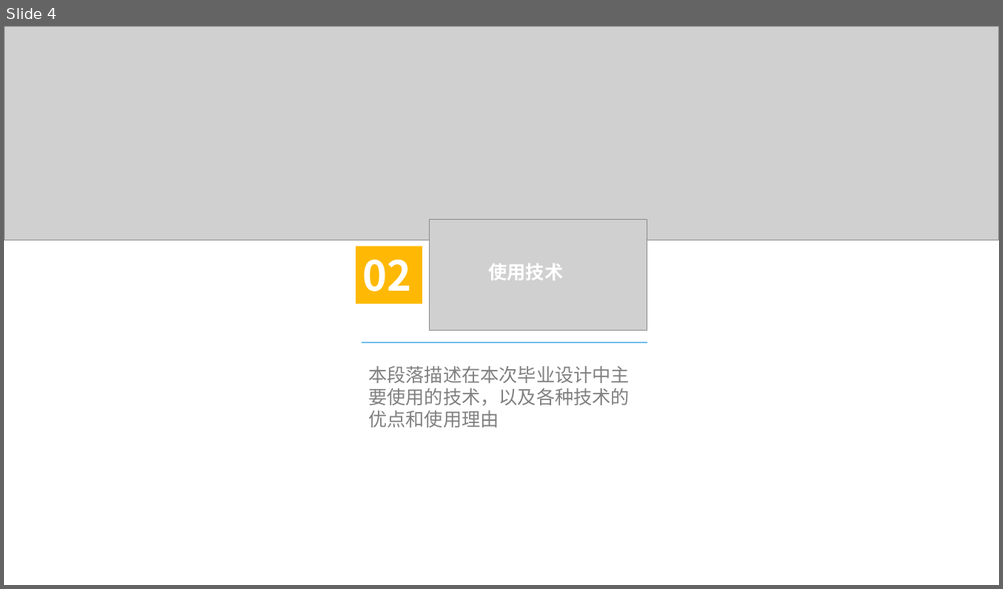
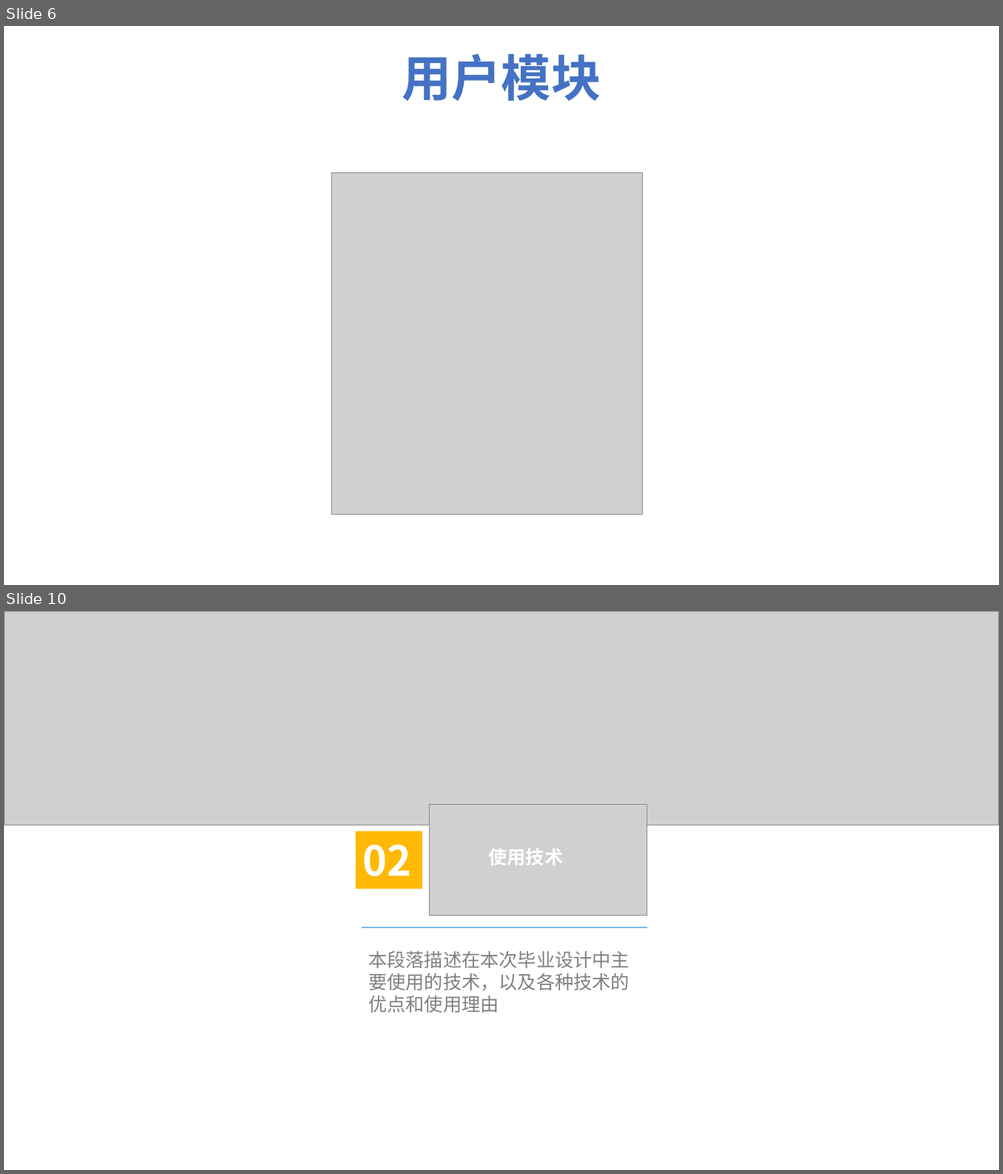
Before and after one commit to HolyShiftt/teach, a slide deck: document/中期答辩.pptx. Shown one above the other, each under a label of ours: slide 4 before the commit, slides 6 and 10 after it; the slides between them are not shown. The pictures are 1003x589 and 1003x1174 pixels, drawn with LibreOffice and Linux fonts; fonts in the diff are those of the drawing; grey boxes stand for pictures; background and template pictures are left out. Boxes give left, top, right and bottom in pixels: in the first picture for what was removed or moved away, otherwise in the second. Text is boxed around its words. In the diff, an @@ line names an element or a change of style, - is before the commit and + after.

```diff
--- a/document/中期答辩.pptx
+++ b/document/中期答辩.pptx
@@ slide 6 added at bbox=[4, 26, 999, 585], background picture (left out) @@
@@ text added at bbox=[401, 53, 600, 101], 48 pt, text #4472C4, bold @@
+用户模块
@@ picture added at bbox=[332, 173, 643, 514] @@
@@ what was slide 4 is now slide 10 @@
```
Also in this commit, not shown: 7 slides changed, 5 other slides added, 17 slides removed, 3 other files.
